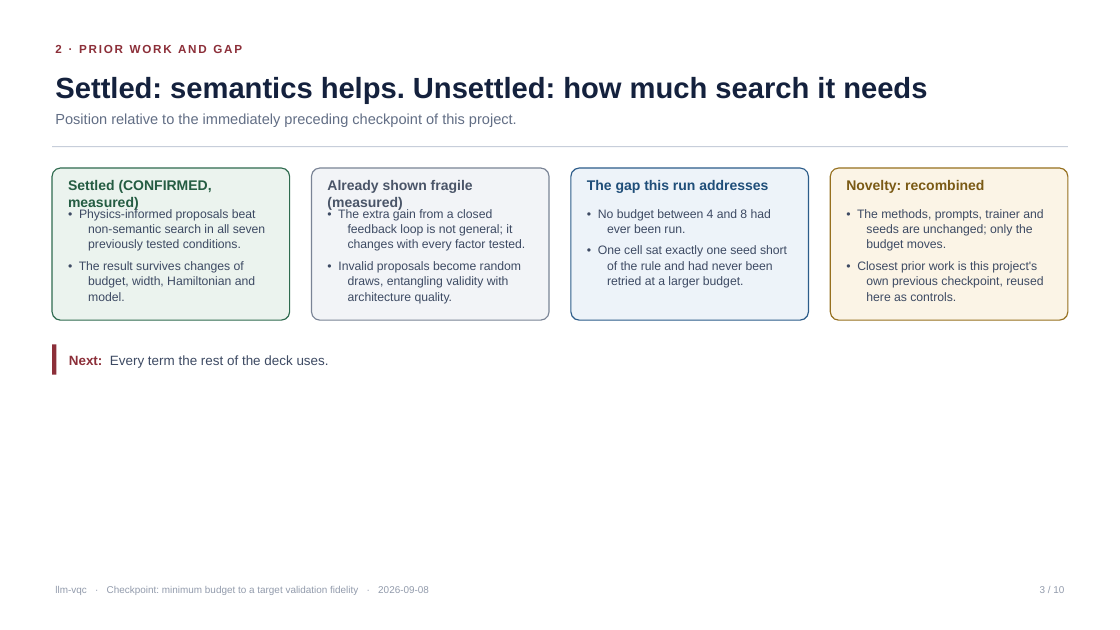
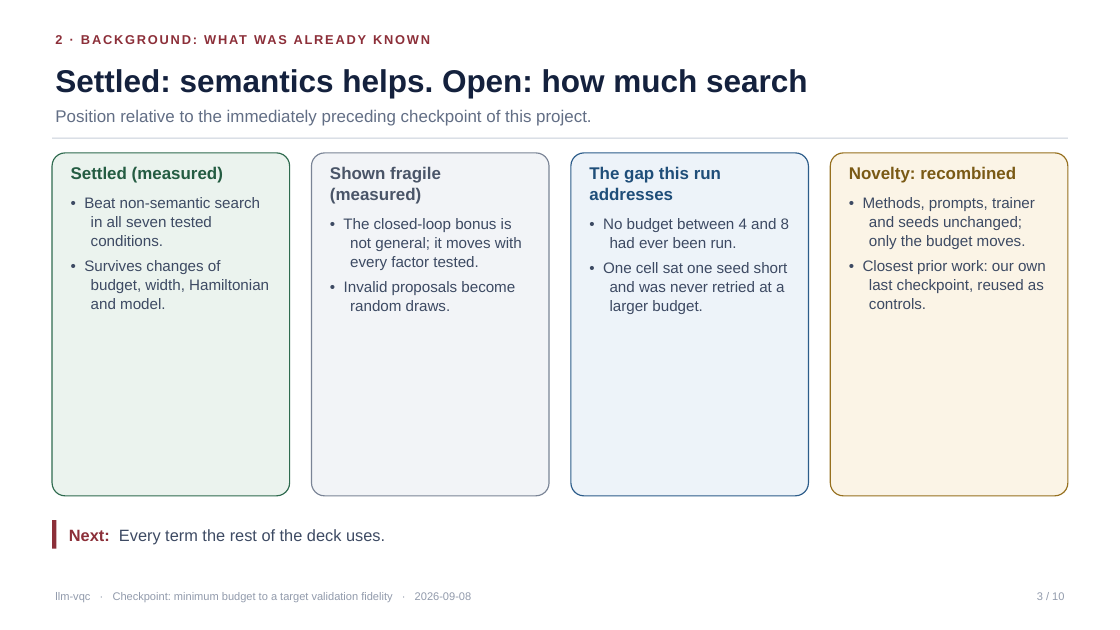
Before and after one commit to dorakingx/llm-vqc, a slide deck: slide 3 of outputs/qae_budget_targets_v2_20260908/deck/20260908_llm-vqc.pptx. Drawn at 1120x630 pixels with LibreOffice and Linux fonts; fonts in the diff are those of the drawing. Boxes give left, top, right and bottom in pixels: in the first picture for what was removed or moved away, otherwise in the second. Text is boxed around its words. In the diff, an @@ line names an element or a change of style, - is before the commit and + after.

```diff
--- a/outputs/qae_budget_targets_v2_20260908/deck/20260908_llm-vqc.pptx
+++ b/outputs/qae_budget_targets_v2_20260908/deck/20260908_llm-vqc.pptx
@@ text at [55,35,62,44]: text changed; size 10 to 11 pt @@
-2 · PRIOR WORK AND GAP
+2 · BACKGROUND: WHAT WAS ALREADY KNOWN
@@ text at [55,69,808,98]: text changed; size 25 to 27 pt @@
-Settled: semantics helps. Unsettled: how much search it needs
+Settled: semantics helps. Open: how much search
@@ text "Position relative to the immediately ..." at [55,109,591,126]: size 12.5 to 14.5 pt @@
@@ rectangle: place and size @@
-rectangle at [52,146,1068,147]
+rectangle at [52,138,1068,139]
@@ rounded rectangle: place and size @@
-rounded rectangle at [52,168,290,320]
+rounded rectangle at [52,153,290,496]
@@ text at [71,166,223,183]: text changed; size 12 to 14.5 pt @@
-Settled (CONFIRMED, measured)
+Settled (measured)
@@ rounded rectangle: place and size @@
-rounded rectangle at [312,168,549,320]
+rounded rectangle at [312,153,549,496]
@@ text at [330,166,441,204]: text changed; size 12 to 14.5 pt @@
-Already shown fragile (measured)
+Shown fragile (measured)
@@ rounded rectangle: place and size @@
-rounded rectangle at [571,168,809,320]
+rounded rectangle at [571,153,809,496]
@@ text "The gap this run addresses" at [589,166,721,200]: size 12 to 14.5 pt @@
@@ text "The gap this run addresses": place and size @@
-text "The gap this run addresses" at [587,180,768,193]
+text "The gap this run addresses" at [589,166,721,200]
@@ rounded rectangle: place and size @@
-rounded rectangle at [830,168,1068,320]
+rounded rectangle at [830,153,1068,496]
@@ text "Novelty: recombined": place and size @@
-text "Novelty: recombined" at [846,180,984,193]
+text "Novelty: recombined" at [849,166,1016,183]
@@ text "Novelty: recombined" at [849,166,1016,183]: size 12 to 14.5 pt @@
@@ text at [84,197,269,309]: text changed; size 10.5 to 13 pt @@
-• Physics-informed proposals beat non-semantic search in all seven previously tested conditions.
-• The result survives changes of budget, width, Hamiltonian and model.
+• Beat non-semantic search in all seven tested conditions.
+• Survives changes of budget, width, Hamiltonian and model.
@@ text at [863,197,1046,309]: text changed; size 10.5 to 13 pt @@
-• The methods, prompts, trainer and seeds are unchanged; only the budget moves.
-• Closest prior work is this project's own previous checkpoint, reused here as controls.
+• Methods, prompts, trainer and seeds unchanged; only the budget moves.
+• Closest prior work: our own last checkpoint, reused as controls.
@@ text at [343,218,522,311]: text changed; size 10.5 to 13 pt @@
-• The extra gain from a closed feedback loop is not general; it changes with every factor tested.
-• Invalid proposals become random draws, entangling validity with architecture quality.
+• The closed-loop bonus is not general; it moves with every factor tested.
+• Invalid proposals become random draws.
@@ text "• No budget between 4 ...": place and size @@
-text "• No budget between 4 ..." at [598,209,787,288]
+text "• No budget between 4 ..." at [603,218,789,314]
@@ text at [603,218,789,248]: size 10.5 to 13 pt in "• No budget between 4 and 8 ..." @@
@@ text at [603,262,788,314]: text changed; size 10.5 to 13 pt @@
-• One cell sat exactly one seed short of the rule and had never been retried at a larger budget.
+• One cell sat one seed short and was never retried at a larger budget.
@@ rectangle: place and size @@
-rectangle at [52,344,56,375]
+rectangle at [52,520,56,549]
@@ text "Next: Every term the rest ...": place and size @@
-text "Next: Every term the rest ..." at [69,355,329,368]
+text "Next: Every term the rest ..." at [69,529,385,544]
@@ text "Next: Every term the rest ..." at [69,529,385,544]: size 11.5 to 14 pt @@
@@ text "llm-vqc · Checkpoint: minimum budget ..." at [55,592,472,602]: size 8.5 to 9.5 pt @@
@@ text "3 / 10" at [1037,592,1064,600]: size 8.5 to 9.5 pt @@
```
Also in this commit, not shown: 9 other slides changed, 5 other files.
